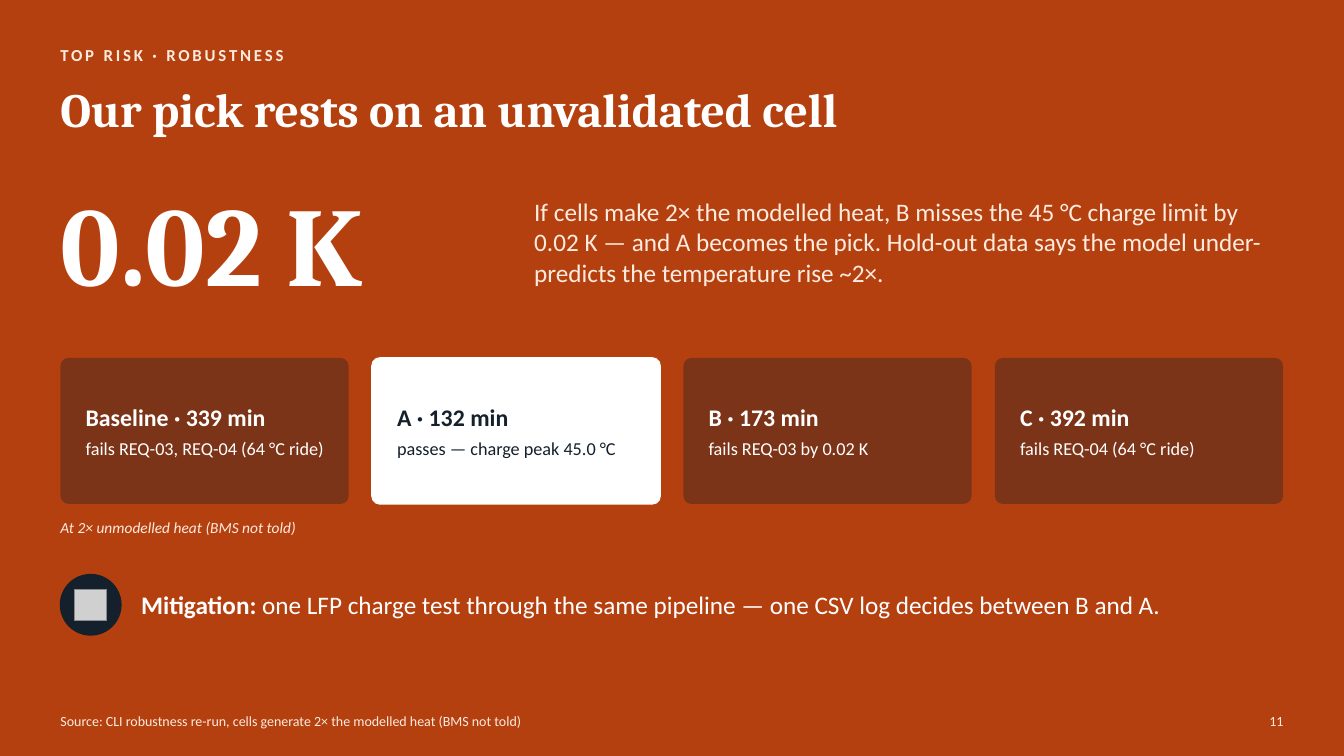
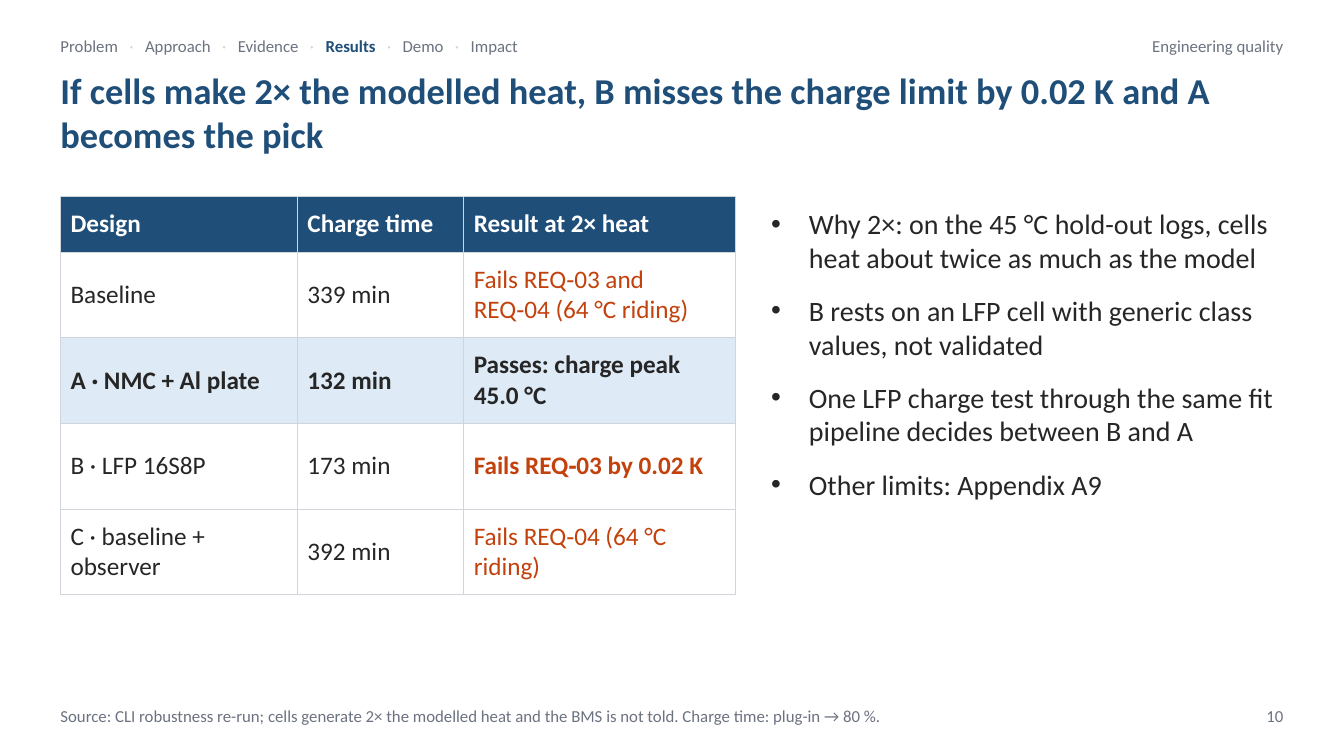
Before and after one commit to gitFa07/battery-energy-system, a slide deck: slide 10 of docs/PackForge_pitch.pptx (slide 11 before the commit). Drawn at 1344x756 pixels with LibreOffice and Linux fonts; fonts in the diff are those of the drawing; grey boxes stand for pictures. Boxes give left, top, right and bottom in pixels: in the first picture for what was removed or moved away, otherwise in the second. Text is boxed around its words. In the diff, an @@ line names an element or a change of style, - is before the commit and + after.

```diff
--- a/docs/PackForge_pitch.pptx
+++ b/docs/PackForge_pitch.pptx
@@ background #B5400F to #FFFFFF @@
@@ text removed at bbox=[60, 50, 283, 61] @@
-TOP RISK · ROBUSTNESS
@@ text added at bbox=[60, 40, 518, 55], 12 pt, text #6B7280 @@
+Problem · Approach · Evidence · Results · Demo · Impact
@@ text added at bbox=[1152, 40, 1284, 55], 12 pt, text #6B7280 @@
+Engineering quality
@@ text at bbox=[60, 78, 1210, 154]: text changed; size 18 to 26 pt; text colour #FDEBDF to #1F4E79; bold on @@
-If cells make 2× the modelled heat, B misses the 45 °C charge limit by 0.02 K — and A becomes the pick. Hold-out data says the model under-predicts the temperature rise ~2×.
+If cells make 2× the modelled heat, B misses the charge limit by 0.02 K and A becomes the pick
@@ text "If cells make 2× the ..." at bbox=[60, 78, 1210, 154]: vertical alignment middle to top @@
@@ text removed at bbox=[60, 94, 837, 137] @@
-Our pick rests on an unvalidated cell
@@ table added at bbox=[60, 197, 736, 595], 5 rows, 3 columns @@
+Design | Charge time | Result at 2× heat
+Baseline | 339 min | Fails REQ‑03 and REQ‑04 (64 °C riding)
+A · NMC + Al plate | 132 min | Passes: charge peak 45.0 °C
+B · LFP 16S8P | 173 min | Fails REQ‑03 by 0.02 K
+C · baseline + observer | 392 min | Fails REQ‑04 (64 °C riding)
@@ text removed at bbox=[60, 210, 363, 287] @@
-0.02 K
@@ text added at bbox=[809, 214, 1273, 500], 20 pt, text #262626 @@
+• Why 2×: on the 45 °C hold-out logs, cells heat about twice as much as the model
+• B rests on an LFP cell with generic class values, not validated
+• One LFP charge test through the same fit pipeline decides between B and A
+• Other limits: Appendix A9
@@ rounded rectangle removed at bbox=[60, 358, 349, 504] @@
@@ rounded rectangle removed at bbox=[372, 358, 660, 504] @@
@@ rounded rectangle removed at bbox=[684, 358, 972, 504] @@
@@ rounded rectangle removed at bbox=[995, 358, 1284, 504] @@
@@ text removed at bbox=[86, 409, 324, 458] @@
-Baseline · 339 min
-fails REQ-03, REQ-04 (64 °C ride)
@@ text removed at bbox=[397, 409, 616, 458] @@
-A · 132 min
-passes — charge peak 45.0 °C
@@ text removed at bbox=[709, 409, 868, 458] @@
-B · 173 min
-fails REQ-03 by 0.02 K
@@ text removed at bbox=[1020, 409, 1195, 458] @@
-C · 392 min
-fails REQ-04 (64 °C ride)
@@ text removed at bbox=[60, 522, 296, 535] @@
-At 2× unmodelled heat (BMS not told)
@@ ellipse removed at bbox=[60, 575, 121, 635] @@
@@ picture removed at bbox=[75, 589, 106, 620] @@
@@ text removed at bbox=[141, 596, 1160, 619] @@
-Mitigation: one LFP charge test through the same pipeline — one CSV log decides between B and A.
@@ text at bbox=[60, 710, 860, 725]: text changed; size 10 to 12 pt; text colour #FDEBDF to #6B7280 @@
-Source: CLI robustness re-run, cells generate 2× the modelled heat (BMS not told)
+Source: CLI robustness re-run; cells generate 2× the modelled heat and the BMS is not told. Charge time: plug-in → 80 %.
@@ text added at bbox=[1266, 711, 1283, 722], 12 pt, text #6B7280 @@
+10
@@ text removed at bbox=[1269, 717, 1283, 726] @@
-11
```
Also in this commit, not shown: 11 other slides changed, 11 slides added, 6 slides removed, 4 other files.
